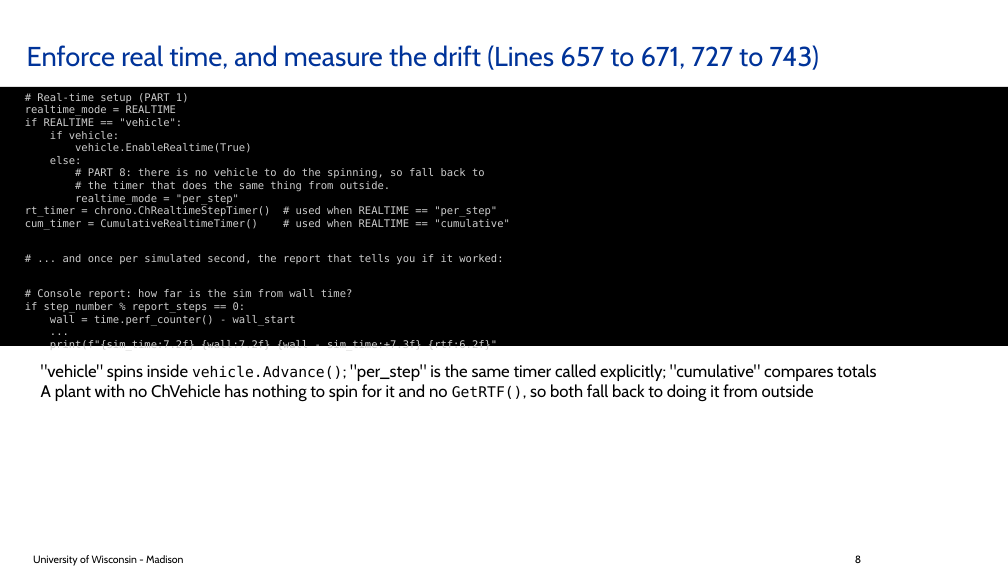
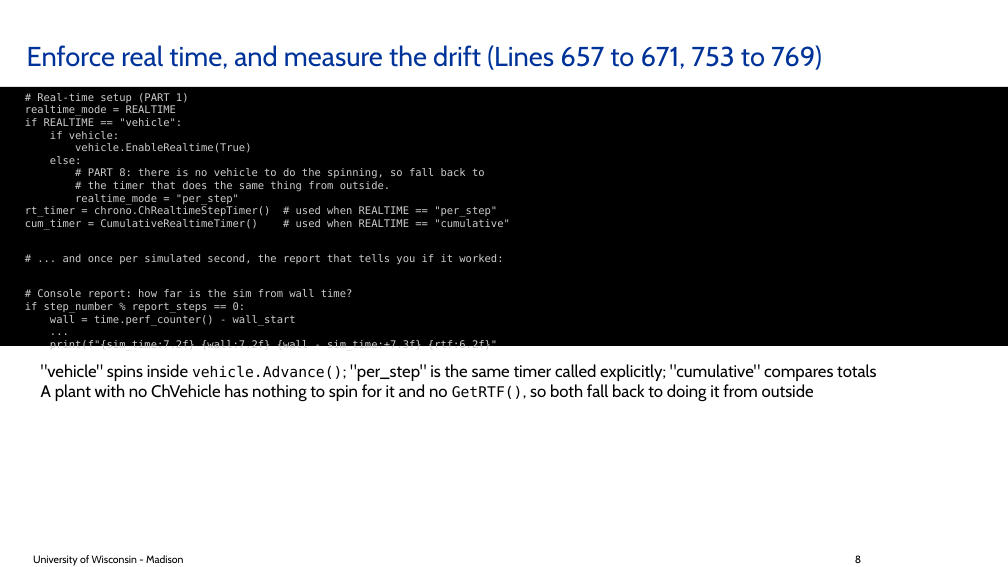
Before and after one commit to ksha23/chrono-hil-tutorial, a slide deck: slide 8 of proposals/C_one_loop.pptx. Drawn at 1008x567 pixels with LibreOffice and Linux fonts; fonts in the diff are those of the drawing; background and template pictures are left out. Boxes give left, top, right and bottom in pixels: in the first picture for what was removed or moved away, otherwise in the second. Text is boxed around its words. In the diff, an @@ line names an element or a change of style, - is before the commit and + after.

```diff
--- a/proposals/C_one_loop.pptx
+++ b/proposals/C_one_loop.pptx
@@ title at [27, 45, 822, 70]: text changed @@
-Enforce real time, and measure the drift (Lines 657 to 671, 727 to 743)
+Enforce real time, and measure the drift (Lines 657 to 671, 753 to 769)
```
Also in this commit, not shown: 2 other slides changed, 7 other files.
